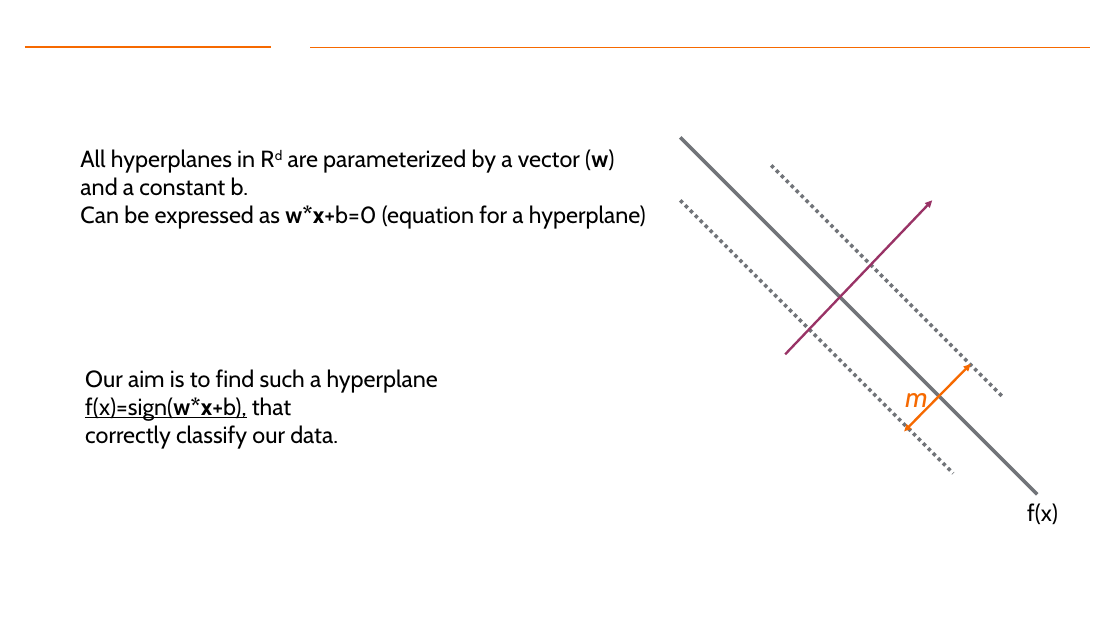
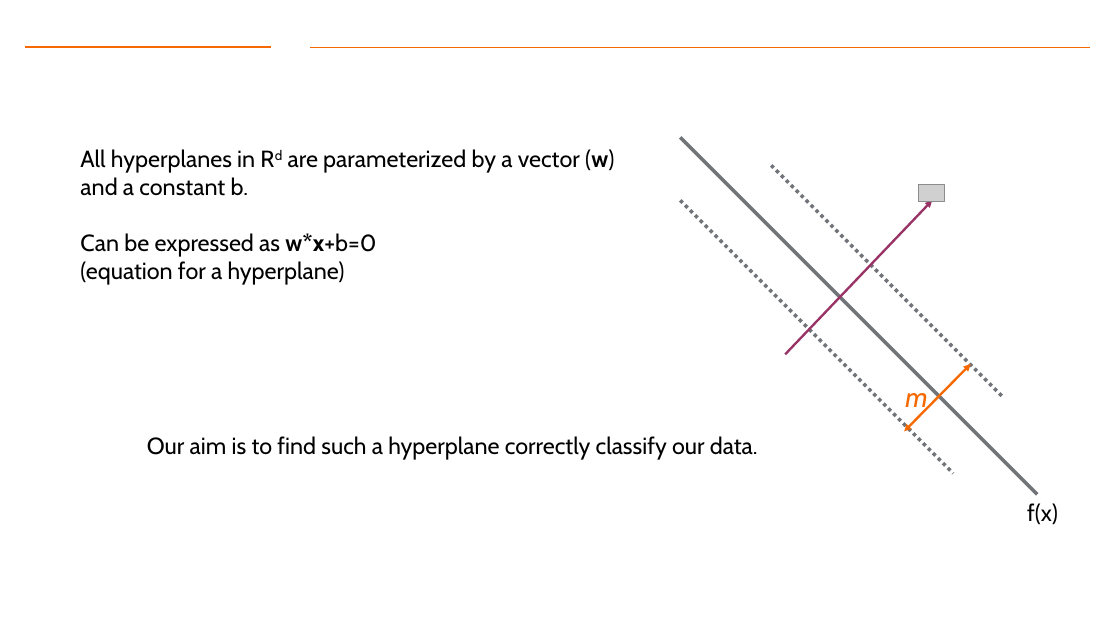
Before and after one commit to gk5951/RIT-DSCI-633-FDS, a slide deck: slide 11 of Syllabus/Lecture07/Lec07.pptx. Drawn at 1120x630 pixels with LibreOffice and Linux fonts; fonts in the diff are those of the drawing; grey boxes stand for pictures; background and template pictures are left out. Boxes give left, top, right and bottom in pixels: in the first picture for what was removed or moved away, otherwise in the second. Text is boxed around its words. In the diff, an @@ line names an element or a change of style, - is before the commit and + after.

```diff
--- a/Syllabus/Lecture07/Lec07.pptx
+++ b/Syllabus/Lecture07/Lec07.pptx
@@ picture added at bbox=[918, 185, 944, 202] @@
@@ text at bbox=[80, 233, 376, 285]: text changed @@
-Can be expressed as w*x+b=0 (equation for a hyperplane)
+Can be expressed as w*x+b=0
+(equation for a hyperplane)
@@ text at bbox=[147, 436, 758, 460]: text changed @@
-Our aim is to find such a hyperplane f(x)=sign(w*x+b), that
-correctly classify our data.
+Our aim is to find such a hyperplane correctly classify our data.
```
Also in this commit, not shown: 11 other slides changed, 3 other files.
